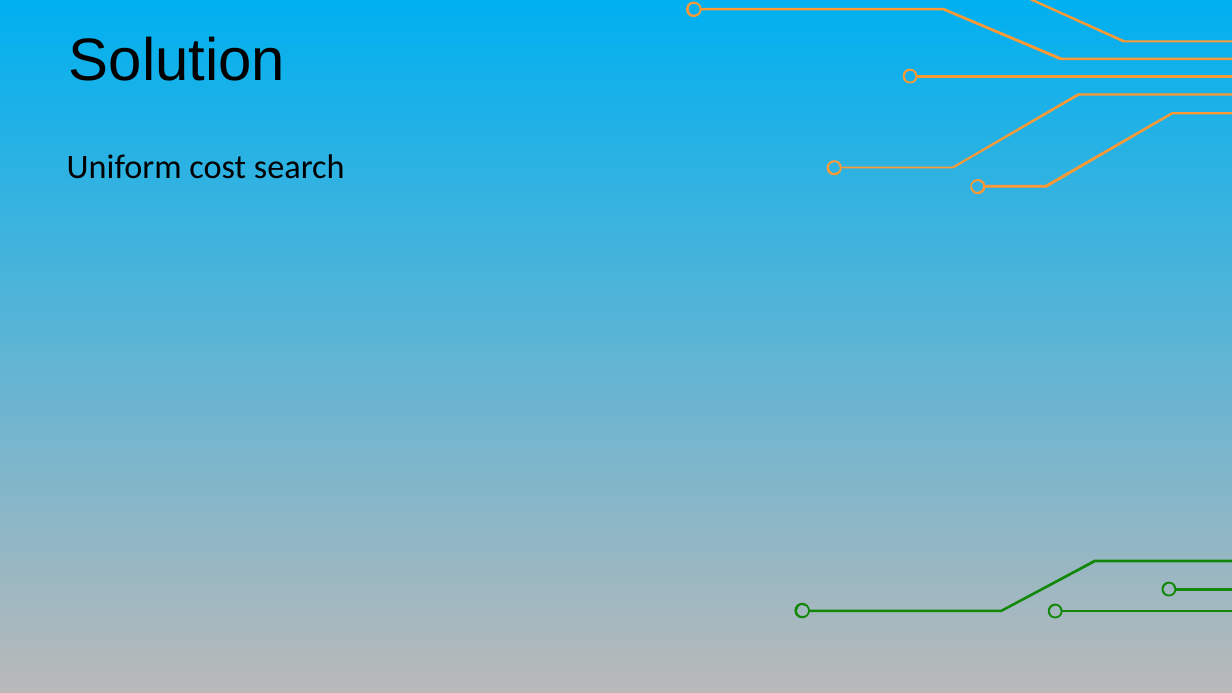
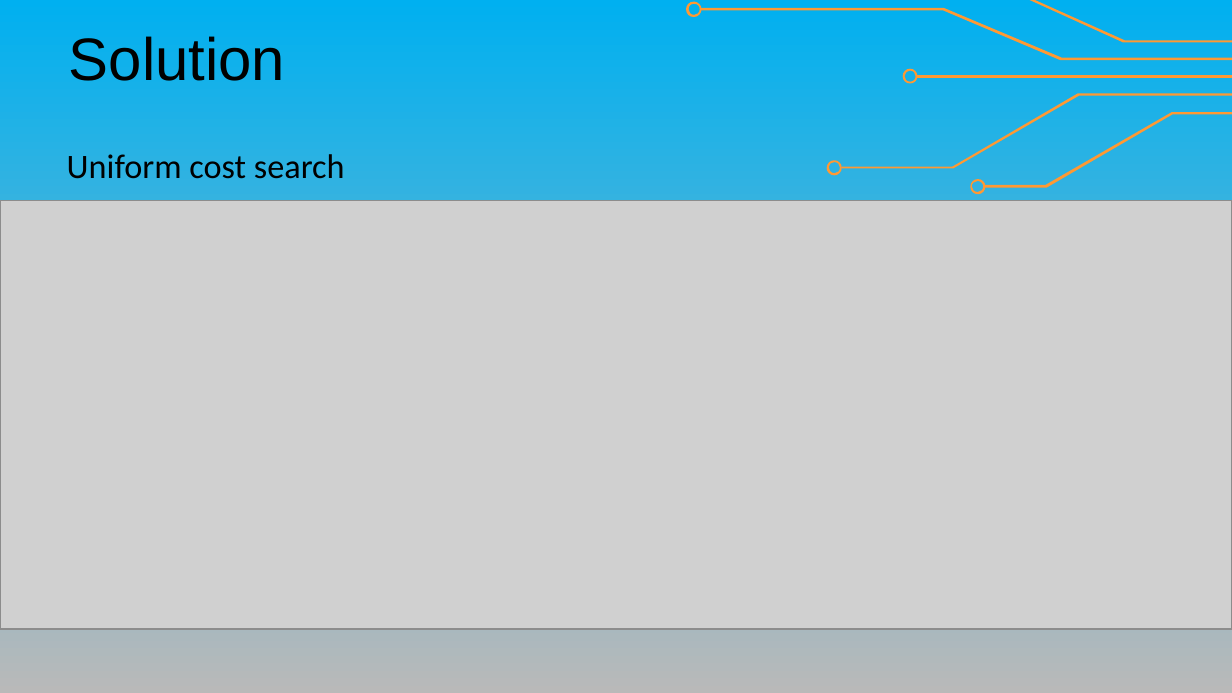
Before and after one commit to NQN27/Test_Project_AI, a slide deck: slide 6 of Project-AI.pptx. Drawn at 1232x693 pixels with LibreOffice and Linux fonts; fonts in the diff are those of the drawing; grey boxes stand for pictures. Boxes give left, top, right and bottom in pixels: in the first picture for what was removed or moved away, otherwise in the second. Text is boxed around its words. In the diff, an @@ line names an element or a change of style, - is before the commit and + after.

```diff
--- a/Project-AI.pptx
+++ b/Project-AI.pptx
@@ picture added at [0,201,1232,630] @@
@@ freeform shape removed at [1162,582,1177,596] @@
@@ freeform shape removed at [795,602,811,618] @@
@@ freeform shape removed at [1047,604,1062,618] @@
```
Also in this commit, not shown: 2 other slides changed, 4 slides added, 3 slides removed, 1 other file.
